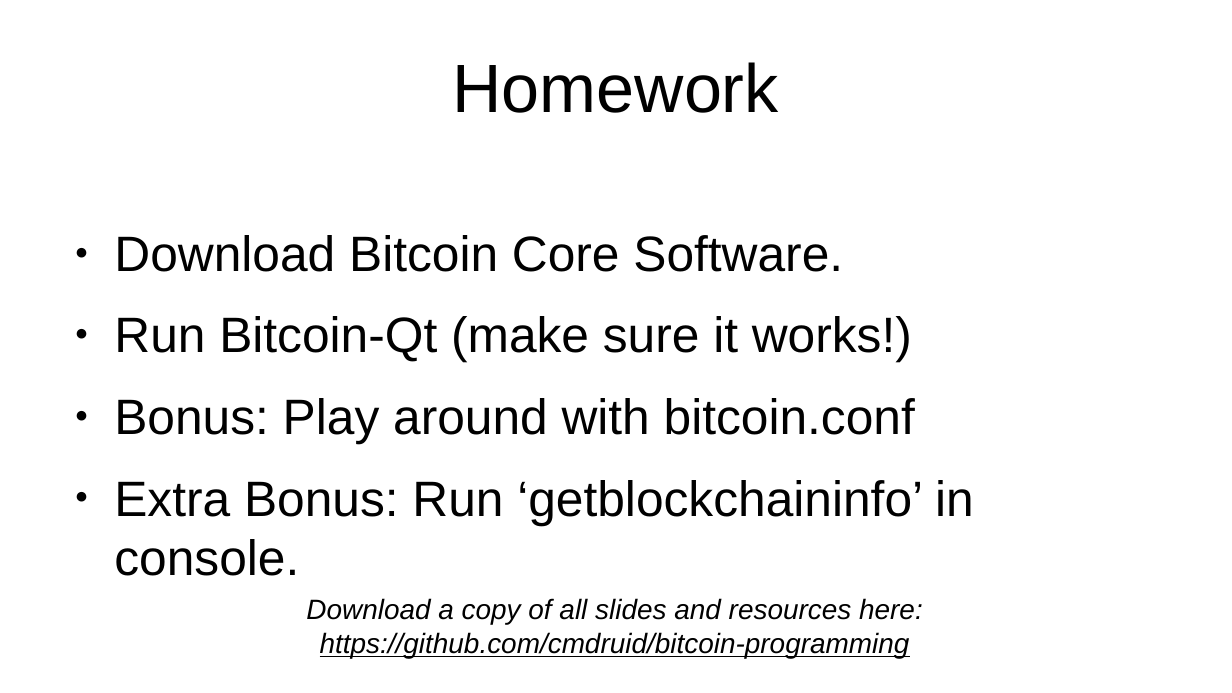
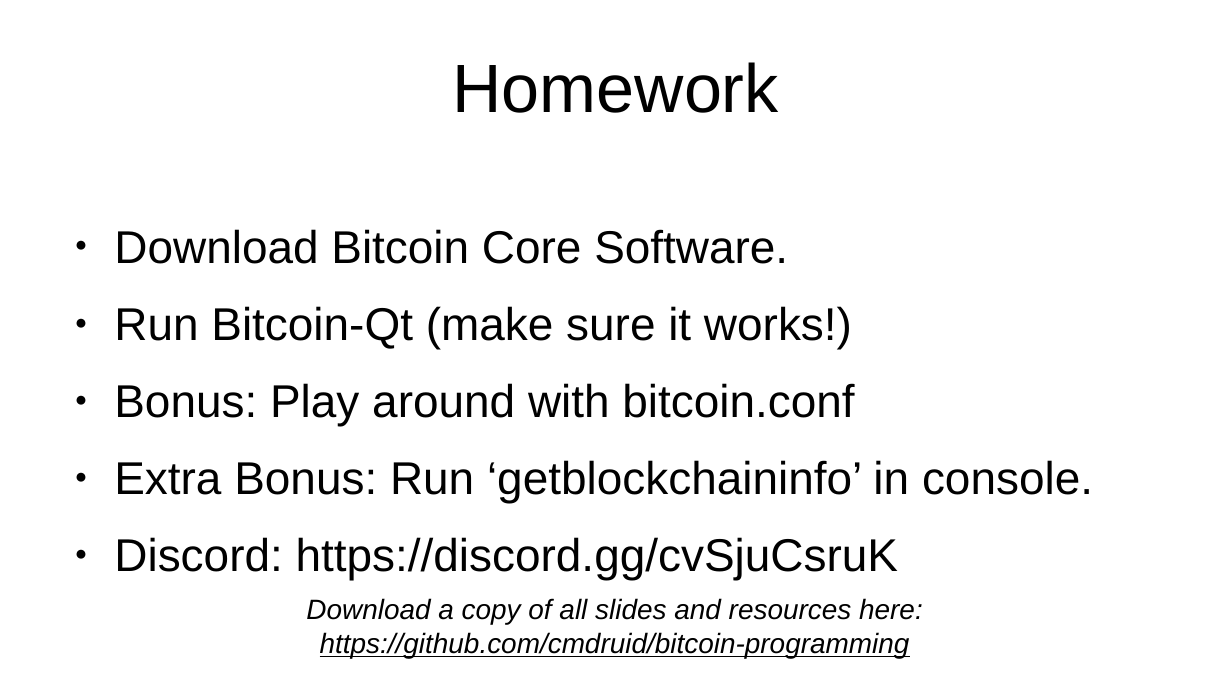
Before and after one commit to cmdruid/bitcoin-programming, a slide deck: slide 30 of slides/bitcoin-whitepaper-review.odp. Drawn at 1232x693 pixels with LibreOffice and Linux fonts; fonts in the diff are those of the drawing. Boxes give left, top, right and bottom in pixels: in the first picture for what was removed or moved away, otherwise in the second. Text is boxed around its words. In the diff, an @@ line names an element or a change of style, - is before the commit and + after.

```diff
--- a/slides/bitcoin-whitepaper-review.odp
+++ b/slides/bitcoin-whitepaper-review.odp
@@ text at <box>114,229,1093,503</box>: size 32 to 29.6 pt in "Download Bitcoin Core Software.", "Run Bitcoin-Qt (make sure it works!)", "Bonus: Play around with bitcoin.conf", "Extra Bonus: Run ‘getblockchaininfo’ in console." @@
@@ text at <box>114,537,898,580</box>: paragraph added @@
+● Discord: https://discord.gg/cvSjuCsruK
```
Also in this commit, not shown: 6 other files.
